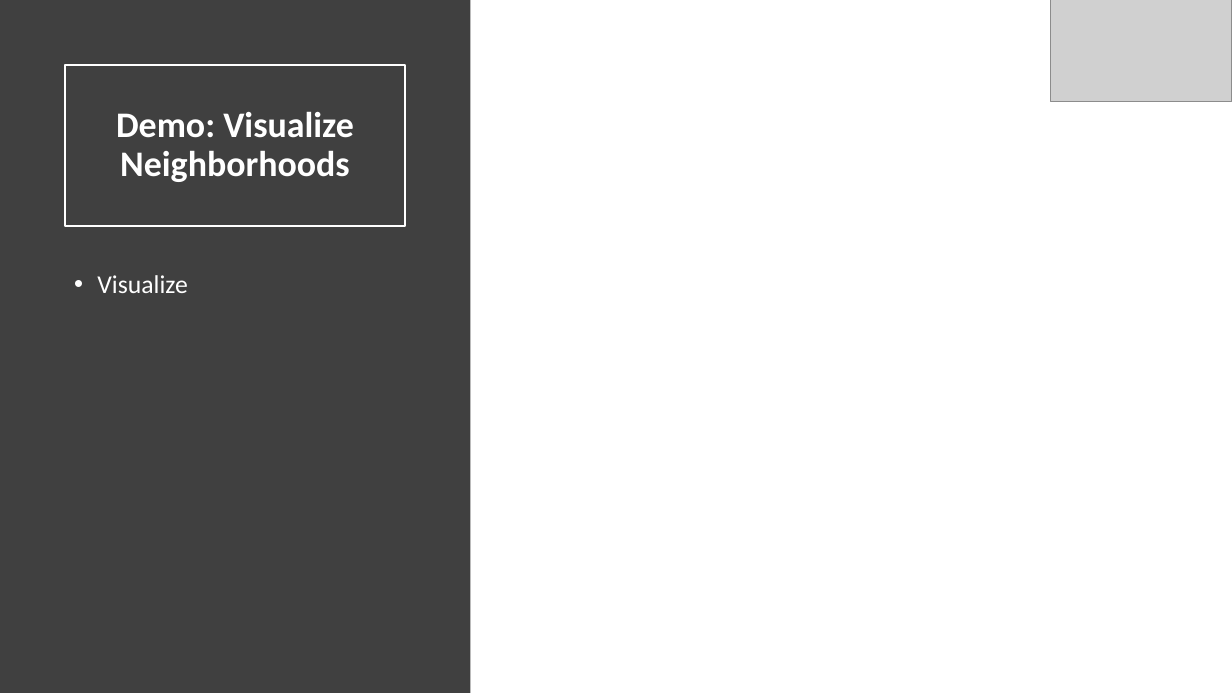
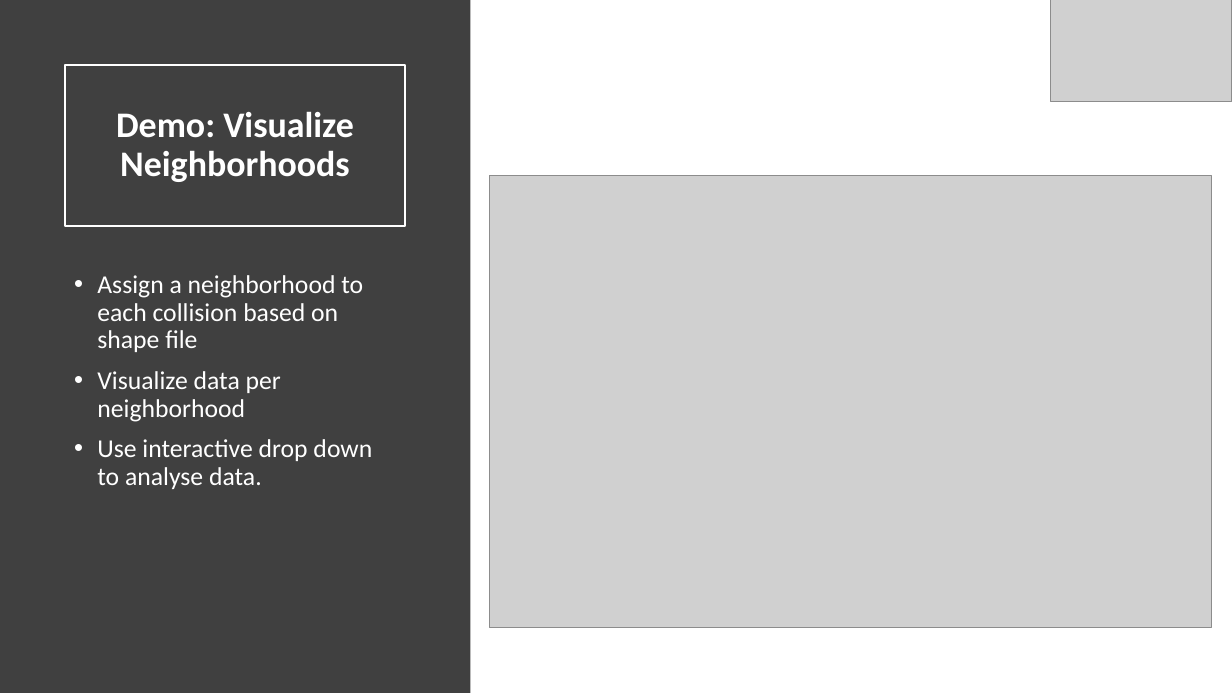
Before and after one commit to gdc3000/wa_collisions, a slide deck: slide 10 of doc/wa_collisions_final_presentation.pptx. Drawn at 1232x693 pixels with LibreOffice and Linux fonts; fonts in the diff are those of the drawing; grey boxes stand for pictures. Boxes give left, top, right and bottom in pixels: in the first picture for what was removed or moved away, otherwise in the second. Text is boxed around its words. In the diff, an @@ line names an element or a change of style, - is before the commit and + after.

Commit message:
Adding presentation to the doc

```diff
--- a/doc/wa_collisions_final_presentation.pptx
+++ b/doc/wa_collisions_final_presentation.pptx
@@ picture added at <box>490,176,1212,628</box> @@
@@ text at <box>97,275,372,489</box>: text changed @@
-• Visualize
+• Assign a neighborhood to each collision based on shape file
+• Visualize data per neighborhood
+• Use interactive drop down to analyse data.
```
Also in this commit, not shown: 1 other slide changed, 2 other files.
